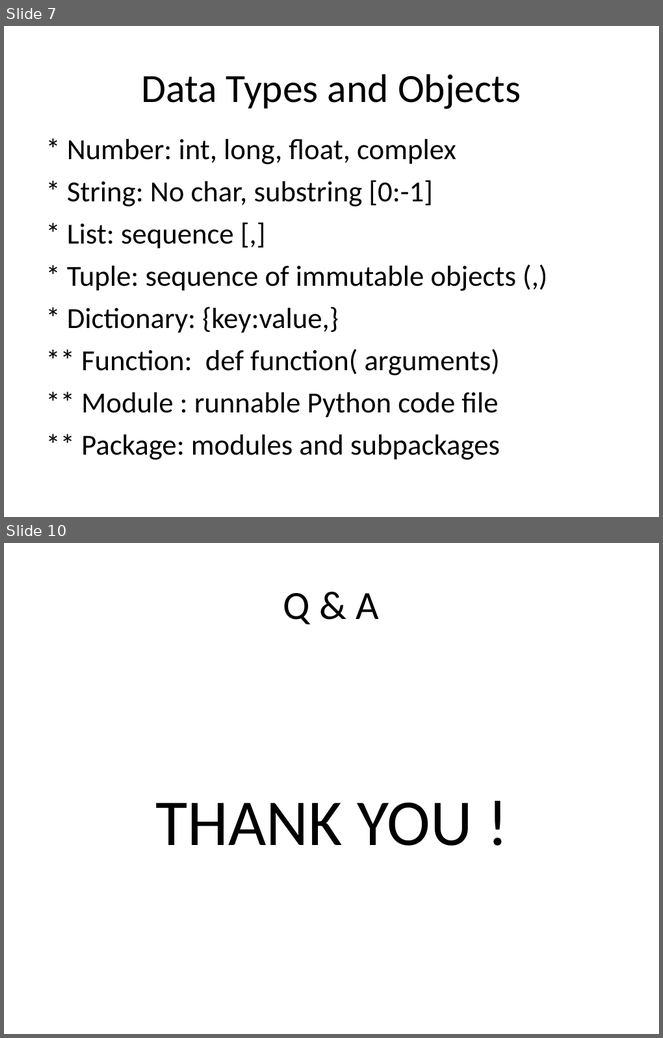
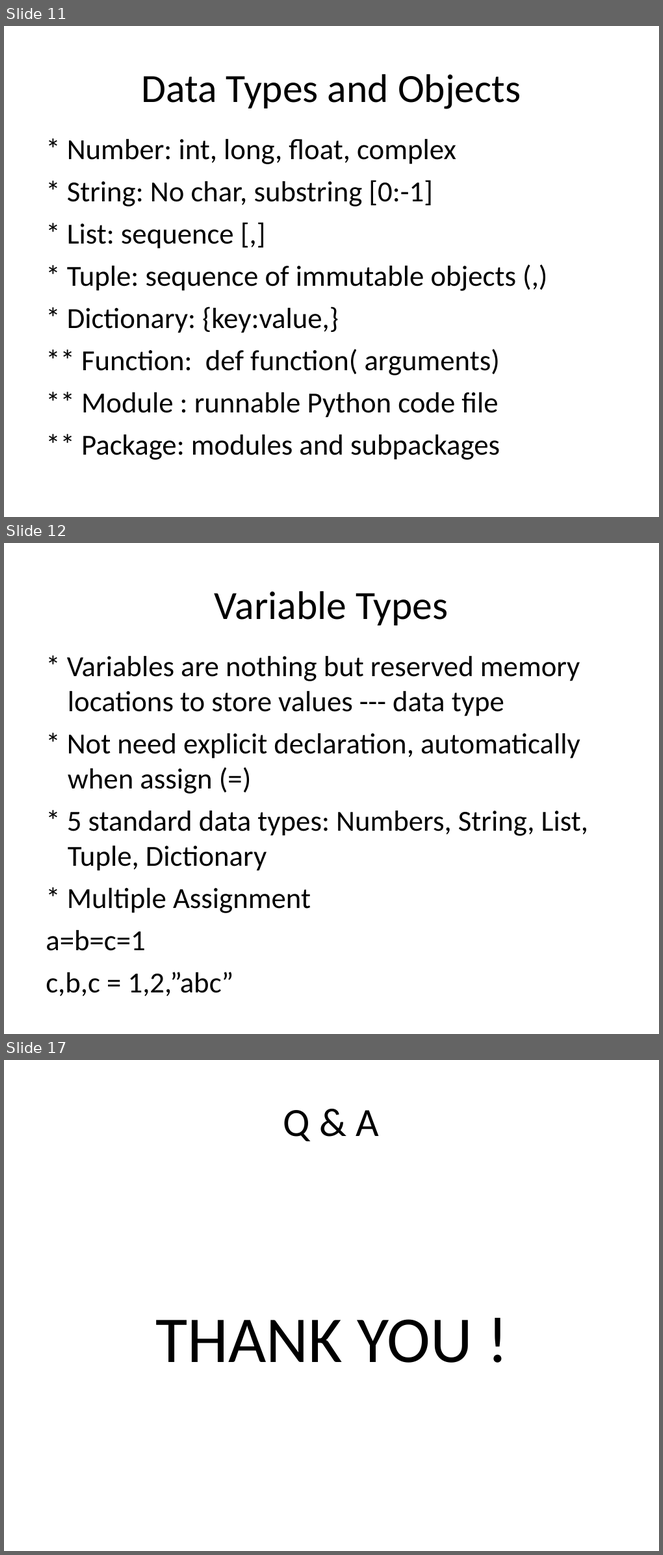
Before and after one commit to robin3795/Data, a slide deck: Python.ppt. Shown one above the other, each under a label of ours: slides 7 and 10 before the commit, slides 11, 12 and 17 after it; the slides between them are not shown. The pictures are 663x1038 and 663x1555 pixels, drawn with LibreOffice and Linux fonts; fonts in the diff are those of the drawing. Boxes give left, top, right and bottom in pixels: in the first picture for what was removed or moved away, otherwise in the second. Text is boxed around its words. In the diff, an @@ line names an element or a change of style, - is before the commit and + after.

```diff
--- a/Python.ppt
+++ b/Python.ppt
@@ slide 12 added at (4,543,659,1034), background #FFFFFF @@
@@ free added at (36,563,627,644), 44 pt, text #000000 @@
+Variable Types
@@ free added at (36,644,629,1018), 32 pt, text #000000 @@
+* Variables are nothing but reserved memory locations to store values --- data type
+* Not need explicit declaration, automatically when assign (=)
+* 5 standard data types: Numbers, String, List, Tuple, Dictionary
+* Multiple Assignment
+a=b=c=1
+c,b,c = 1,2,”abc”
@@ what was slide 7 is now slide 11 @@
@@ what was slide 10 is now slide 17 @@
```
Also in this commit, not shown: 3 slides changed, 8 other slides added, 2 slides removed.
